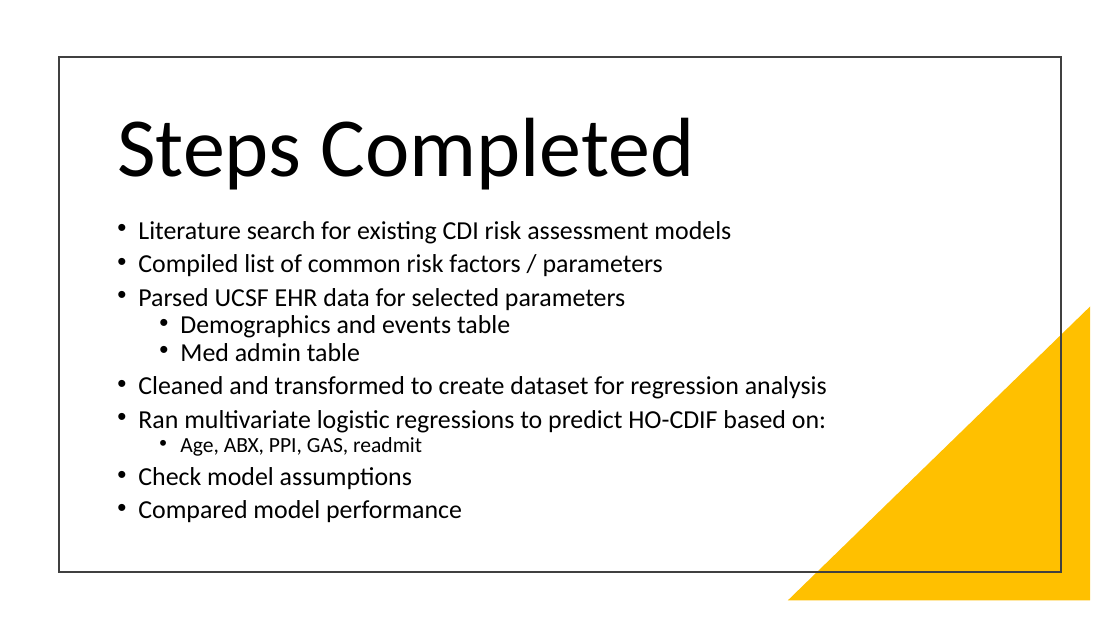
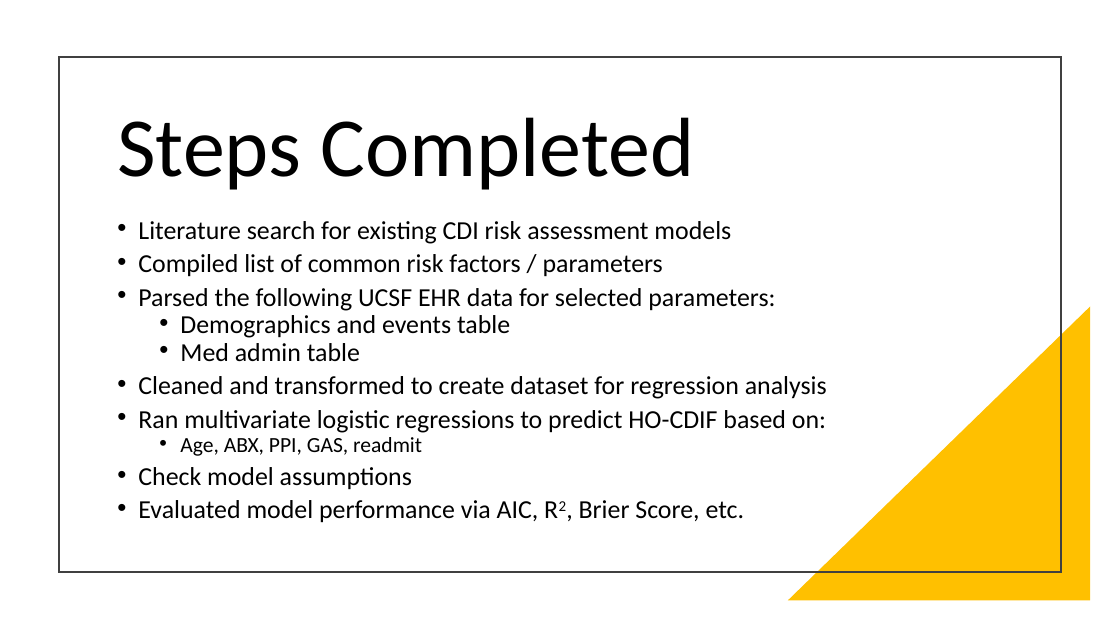
Before and after one commit to steph-rey/MS-CDI_Risk, a slide deck: slide 2 of CDI_Risk_Assessment_Model_Presentation_2021-02-02.pptx. Drawn at 1120x630 pixels with LibreOffice and Linux fonts; fonts in the diff are those of the drawing. Boxes give left, top, right and bottom in pixels: in the first picture for what was removed or moved away, otherwise in the second. Text is boxed around its words. In the diff, an @@ line names an element or a change of style, - is before the commit and + after.

Commit message:
Minor edits to PPT

```diff
--- a/CDI_Risk_Assessment_Model_Presentation_2021-02-02.pptx
+++ b/CDI_Risk_Assessment_Model_Presentation_2021-02-02.pptx
@@ text at [138,288,775,311]: text changed @@
-• Parsed UCSF EHR data for selected parameters
+• Parsed the following UCSF EHR data for selected parameters:
@@ text at [138,500,745,523]: text changed @@
-• Compared model performance
+• Evaluated model performance via AIC, R2, Brier Score, etc.
```
Also in this commit, not shown: 10 other slides changed, 3 slides added, 1 other file.
